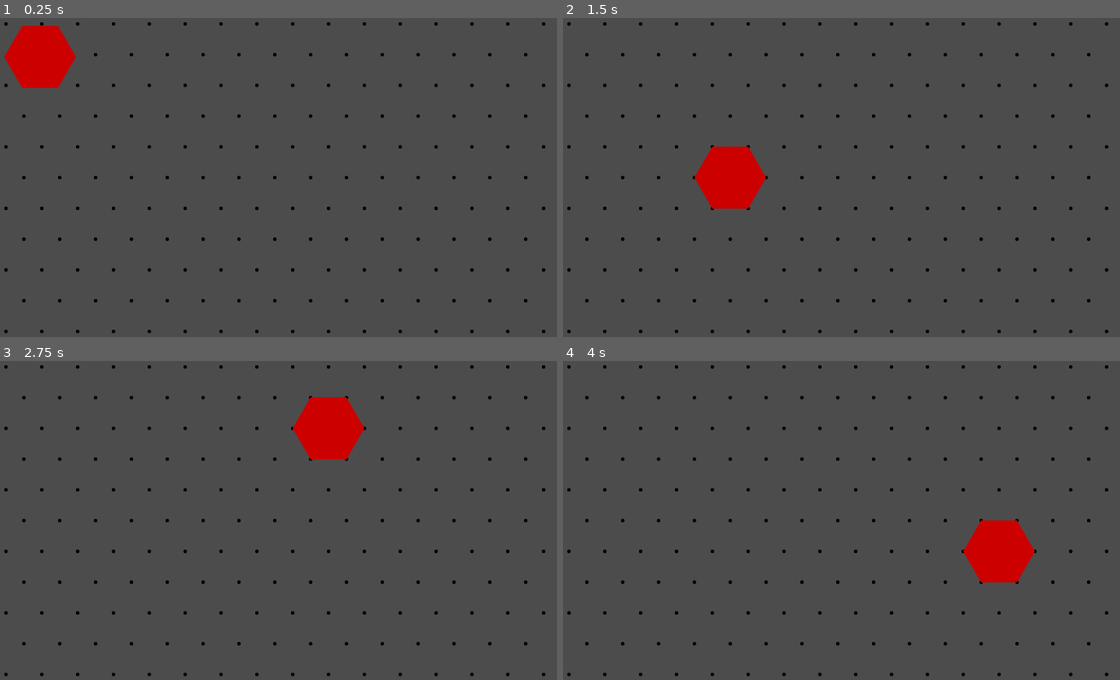
Above: before the commit, frames 1-4 (two rows, left to right).
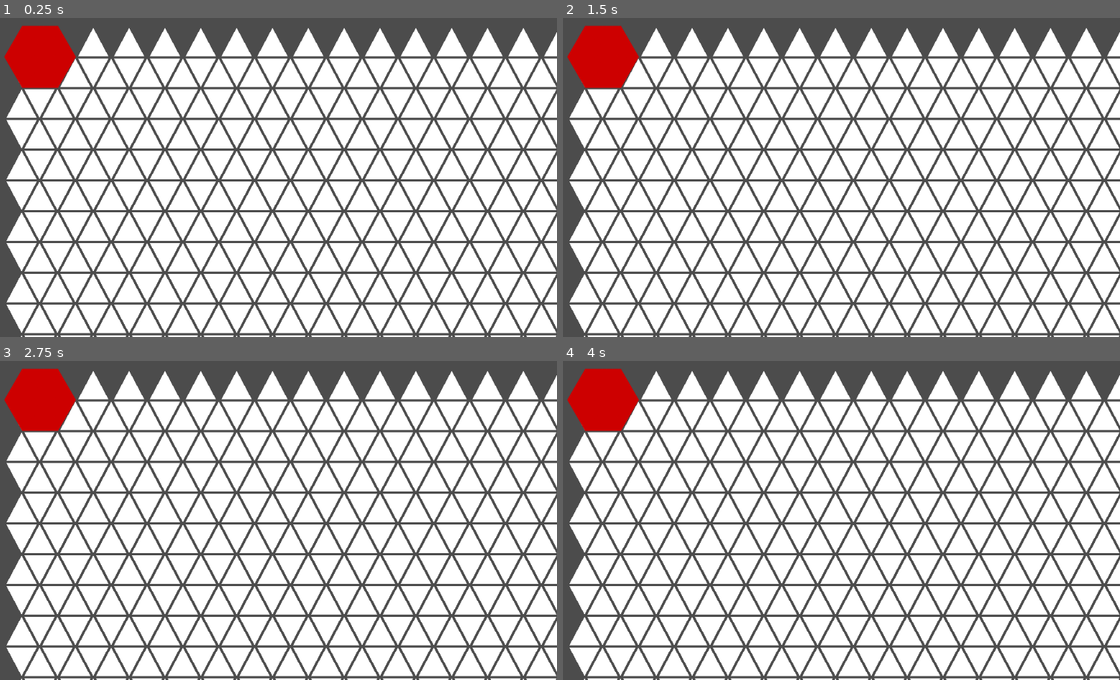
Above: after the commit, the same moments.

Repository: F3lixitas/pousse_pousse_nain
Game: Godot game, scene res://scenes/Scene_prototype.tscn
The game is run twice, just before and just after one commit, with the same random seed, the same clock (stepped at 60 frames per second) and the same inputs.
Inputs (mouse positions are in pixels of both pictures, inside the frame that each line leads up to):
- Up to frame 1 (0.25 s): no input
- Up to frame 2 (1.5 s): tap Enter at 0.5 s; move the mouse to (958, 151) at 0.52 s; click (958, 151) at 0.67 s; tap Space at 1.25 s; move the mouse to (718, 187) at 1.27 s; click (718, 187) at 1.42 s
- Up to frame 3 (2.75 s): tap Enter at 2 s; move the mouse to (328, 437) at 2.02 s; click (328, 437) at 2.17 s
- Up to frame 4 (4 s): tap Space at 2.75 s; move the mouse to (802, 577) at 2.77 s; click (802, 577) at 2.92 s; tap Enter at 3.5 s; move the mouse to (1003, 561) at 3.52 s; click (1003, 561) at 3.67 s

The runs differ from the first frame. In frame 1, 73% of the frame differs, in the area x 0-100%, y 1-100%; in frame 2, 75%; in frame 3, 75%; in frame 4, 75%.

Commit message:
génération des triangles

Diff:
--- a/scripts/nodeGenerator_script.gd
+++ b/scripts/nodeGenerator_script.gd
@@ -1,8 +1,14 @@
 extends Node2D
 
+var triangles = Array()
 var nodes = Array()
 var maxX = 25
 var maxY = 15
+
+var Noeud = {
+	"tri": Array([0, 0, 0, 0, 0, 0]),
+	"pos": Vector2()
+}
 
 func _unhandled_input(event):
 	if event is InputEventMouseButton and event.is_pressed() and event.button_index == BUTTON_LEFT:
@@ -11,24 +17,50 @@
 		var dist
 		var index = 0
 		for i in range(0, maxX * maxY):
-			dist = cursorPos.distance_to(nodes[i].position)
+			dist = cursorPos.distance_to(nodes[i].pos)
 			if dist < minDist:
 				minDist = dist
 				index = i
-		get_child(maxX * maxY).position = nodes[index].position # le pion est ajouté après les points
+		#get_child(maxX * maxY * 2 + maxY * 2).position = nodes[index].pos # le pion est ajouté après les points
+		get_child(nodes[index].tri[0]).visible = false
 
 func _init():
-	#var st = SurfaceTool.new()
-	#st.begin(Mesh.PRIMITIVE_TRIANGLES)
+	for i in range(0, maxX * maxY):
+		var p = Noeud.duplicate()
+		p.pos.x = (i % maxX) * 64 + ((int(i / maxX) % 2) * 32) + 100
+		p.pos.y = int(i / maxX) * 55 + 100
+		nodes.append(p)
 
+	for i in range(0, (maxX + 1) * maxY):
+		var st = SurfaceTool.new()
+		st.begin(Mesh.PRIMITIVE_TRIANGLES)
+		var tempM = Mesh.new()
+		var px = (i % (maxX + 1)) * 64 + ((int(i / (maxX + 1)) % 2) * 32) + 36
+		var py = int(i / (maxX + 1)) * 55 + 100
+		st.add_vertex(Vector3(px + 5, py + 2, 0))
+		st.add_vertex(Vector3(px + 59, py + 2, 0))
+		st.add_vertex(Vector3(px + 32, py + 53, 0))
+		st.commit(tempM)
+		var meshI = MeshInstance2D.new()
+		meshI.mesh = tempM
+		triangles.append(meshI)
+		add_child(meshI)
+		if (not (i % (maxX + 1) == 0) or i == 0):
+			nodes[i - int(i / maxX)].tri[0] = i
 
-	for i in range(0, maxX * maxY):
-		var inst = Sprite.new()
-		inst.position.x = (i % maxX) * 64 + ((int(i / maxX) % 2) * 32) + 40
-		inst.position.y = int(i / maxX) * 55 + 40
-		var texture = load("res://images/noeud.png")
-		inst.set_scale(Vector2(0.1, 0.1))
-		inst.texture = texture
-		nodes.append(inst)
-		add_child(inst)
+	for i in range(0, (maxX + 1) * maxY):
+		var st = SurfaceTool.new()
+		st.begin(Mesh.PRIMITIVE_TRIANGLES)
+		var tempM = Mesh.new()
+		var px = (i % (maxX + 1)) * 64 + ((int(i / (maxX + 1)) % 2) * 32) + 36
+		var py = int(i / (maxX + 1)) * 55 + 100
+		st.add_vertex(Vector3(px + 5, py - 2, 0))
+		st.add_vertex(Vector3(px + 59, py - 2, 0))
+		st.add_vertex(Vector3(px + 32, py - 53, 0))
+		st.commit(tempM)
+		var meshI = MeshInstance2D.new()
+		meshI.mesh = tempM
+		triangles.append(meshI)
+		add_child(meshI)
+
 	pass
